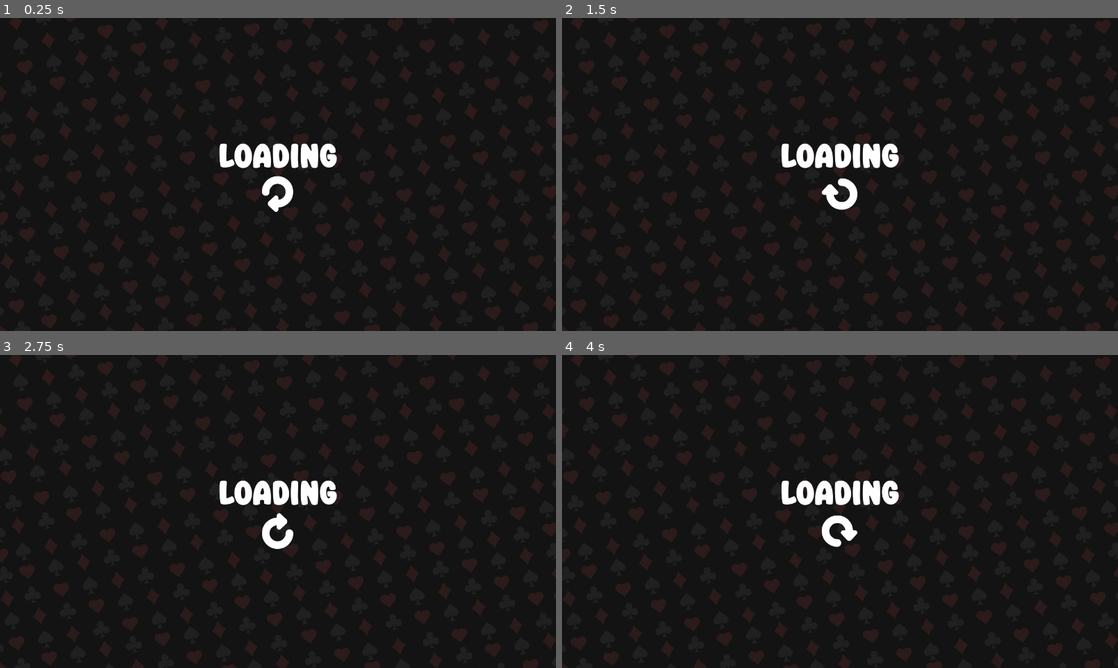
Above: before the commit, frames 1-4 (two rows, left to right).
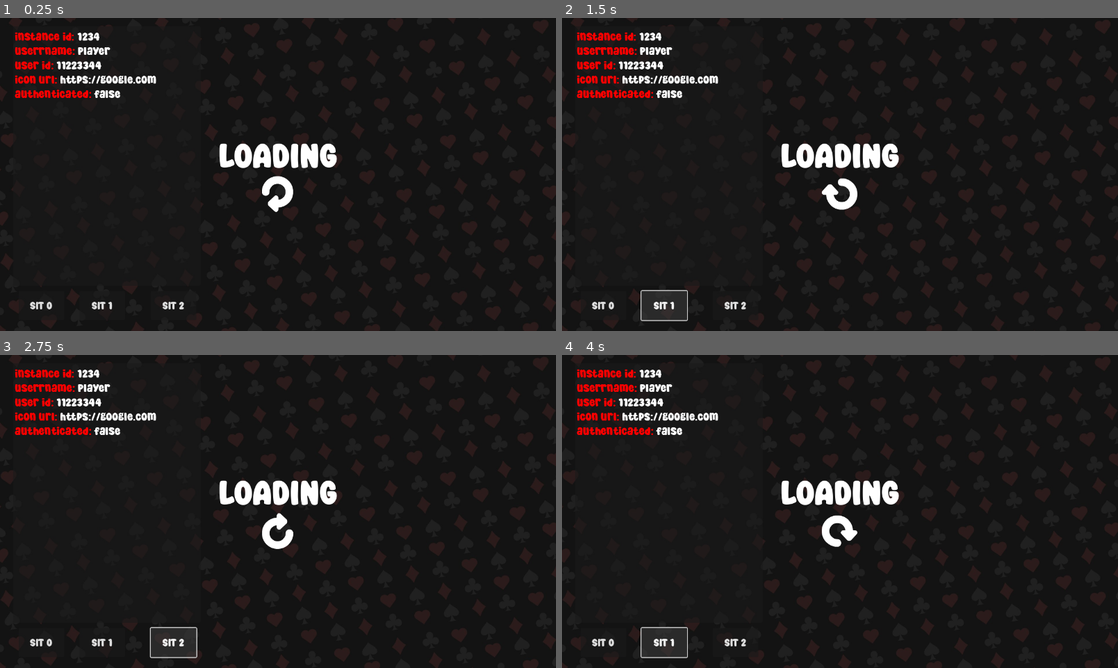
Above: after the commit, the same moments.

Repository: 0xEvsky/marboota-hearts-gm
Game: Godot game, scene res://game.tscn
Two runs of this game, one before a commit and one after it. Both use one fixed random seed, a clock stepped at 60 frames per second and the inputs below.
Inputs (mouse positions are in pixels of both pictures, inside the frame that each line leads up to):
- Up to frame 1 (0.25 s): no input
- Up to frame 2 (1.5 s): click (600, 305) at 0.5 s, where only the run after the commit has a clickable "SIT 0"; click (662, 305) at 1.25 s, where only the run after the commit has a clickable "SIT 1"
- Up to frame 3 (2.75 s): click (172, 642) at 2 s, where only the run after the commit has a clickable "SIT 2"
- Up to frame 4 (4 s): click (600, 642) at 2.75 s, where only the run after the commit has a clickable "SIT 0"; click (662, 642) at 3.5 s, where only the run after the commit has a clickable "SIT 1"

The runs differ from the first frame. In frame 1, 1.9% of the frame differs, in the area x 2-34%, y 4-94%; in frame 2, 2.1%; in frame 3, 2.1%, in the area x 2-36%, y 4-97%; in frame 4, 2.1%.

Commit message:
debug debug_panel

Diff:
--- /dev/null
+++ b/game/debug_panel.gd
@@ -0,0 +1,48 @@
+extends Control
+
+
+# Called when the node enters the scene tree for the first time.
+func _ready() -> void:
+	pass # Replace with function body.
+
+
+# Called every frame. 'delta' is the elapsed time since the previous frame.
+func _process(_delta: float) -> void:
+	var label: RichTextLabel = $"Panel/RichTextLabel"
+	label.text = str(
+		"[color=red]instance id:[/color] ", NetworkManager.instance_id, "\n",
+		"[color=red]userrname:[/color] ", NetworkManager.username, "\n",
+		"[color=red]user id:[/color] ", NetworkManager.user_id, "\n",
+		"[color=red]icon url:[/color] ", NetworkManager.icon_url, "\n",
+		"[color=red]authenticated:[/color] ", NetworkManager.authenticated
+	)
+
+
+func _on_button_button_up() -> void:
+	EventManager.send_request(
+		EventManager.sit_request(0),
+		func():
+			print("sit 0 success"),
+		func():
+			print("sit 0 fail"),
+	)
+
+
+func _on_button_2_button_up() -> void:
+	EventManager.send_request(
+		EventManager.sit_request(1),
+		func():
+			print("sit 1 success"),
+		func():
+			print("sit 1 fail"),
+	)
+
+
+func _on_button_3_button_up() -> void:
+	EventManager.send_request(
+		EventManager.sit_request(2),
+		func():
+			print("sit 2 success"),
+		func():
+			print("sit 2 fail"),
+	)
--- /dev/null
+++ b/game/debug_panel.tscn
@@ -0,0 +1,65 @@
+[gd_scene load_steps=2 format=3 uid="uid://chi8vcmil521h"]
+
+[ext_resource type="Script" path="res://debug_panel.gd" id="1_vunw1"]
+
+[node name="DebugPanel" type="Control"]
+layout_mode = 3
+anchors_preset = 15
+anchor_right = 1.0
+anchor_bottom = 1.0
+grow_horizontal = 2
+grow_vertical = 2
+script = ExtResource("1_vunw1")
+
+[node name="Panel" type="Panel" parent="."]
+layout_mode = 0
+offset_left = 30.0
+offset_top = 19.0
+offset_right = 462.0
+offset_bottom = 616.0
+
+[node name="RichTextLabel" type="RichTextLabel" parent="Panel"]
+layout_mode = 1
+anchors_preset = 8
+anchor_left = 0.5
+anchor_top = 0.5
+anchor_right = 0.5
+anchor_bottom = 0.5
+offset_left = -212.0
+offset_top = -291.5
+offset_right = 212.0
+offset_bottom = 292.5
+grow_horizontal = 2
+grow_vertical = 2
+theme_override_font_sizes/normal_font_size = 26
+bbcode_enabled = true
+autowrap_mode = 0
+
+[node name="Button" type="Button" parent="."]
+layout_mode = 0
+offset_left = 43.0
+offset_top = 628.0
+offset_right = 148.0
+offset_bottom = 695.0
+theme_override_font_sizes/font_size = 24
+text = "SIT 0"
+
+[node name="Button2" type="Button" parent="."]
+offset_left = 183.0
+offset_top = 628.0
+offset_right = 288.0
+offset_bottom = 695.0
+theme_override_font_sizes/font_size = 24
+text = "SIT 1"
+
+[node name="Button3" type="Button" parent="."]
+offset_left = 347.0
+offset_top = 628.0
+offset_right = 452.0
+offset_bottom = 695.0
+theme_override_font_sizes/font_size = 24
+text = "SIT 2"
+
+[connection signal="button_up" from="Button" to="." method="_on_button_button_up"]
+[connection signal="button_up" from="Button2" to="." method="_on_button_2_button_up"]
+[connection signal="button_up" from="Button3" to="." method="_on_button_3_button_up"]
--- a/game/game.tscn
+++ b/game/game.tscn
@@ -1,7 +1,8 @@
-[gd_scene load_steps=6 format=3 uid="uid://8xkf68liril2"]
+[gd_scene load_steps=7 format=3 uid="uid://8xkf68liril2"]
 
 [ext_resource type="Texture2D" uid="uid://chnhuidtxoexr" path="res://assets/graphics/bg.jpg" id="1_bjwno"]
 [ext_resource type="Texture2D" uid="uid://xudi6b2awstb" path="res://assets/ui/icon_repeat_light.png" id="1_lit6y"]
+[ext_resource type="PackedScene" uid="uid://chi8vcmil521h" path="res://debug_panel.tscn" id="3_udsek"]
 
 [sub_resource type="Animation" id="Animation_5kc0w"]
 length = 0.001
@@ -112,3 +113,5 @@
 "": SubResource("AnimationLibrary_ldj1v")
 }
 autoplay = "spin"
+
+[node name="DebugPanel" parent="UI" instance=ExtResource("3_udsek")]
--- a/game/scripts/event_manager.gd
+++ b/game/scripts/event_manager.gd
@@ -6,32 +6,31 @@
 signal SIT_received
 signal UNSIT_received
 
-var request_queue = []
-var response_queue = []
+var _request_queue: Array[Dictionary] = []
+var _response_queue: Array[Dictionary] = []
 
 func _process(_delta: float) -> void:
-    if !response_queue.is_empty():
+    if !_response_queue.is_empty():
         _process_response_queue()
 
 func send_request(msg: Dictionary, on_success: Callable, on_error: Callable) -> void:
-    var message = msg
-    message["REQUESTID"] = "123" # TODO: Generate
-    request_queue.append({"message": message, "on_success": on_success, "on_error": on_error})
+    var request_id = _generate_request_id()
+    _request_queue.append({"message": msg, "request_id": request_id, "on_success": on_success, "on_error": on_error})
     NetworkManager._write_json(msg)
 
 func _handle_message(msg: Dictionary) -> void:
-    response_queue.append(msg)
+    _response_queue.append(msg)
     _process_response_queue()
 
 func _process_response_queue() -> void:
-    for res in response_queue:
-        if res["REQUESTID"] == request_queue.front()["REQUESTID"]:
+    for res in _response_queue:
+        if res["REQUESTID"] == _request_queue.front()["request_id"]:
             if res["ACTION"] == "OK":
-                request_queue.front()["on_success"].call()
+                _request_queue.front()["on_success"].call()
             elif res["ACTION"] == "ERROR":
-                request_queue.front()["on_error"].call(res["MESSAGE"])
-            request_queue.pop_front()
-            response_queue.erase(res)
+                _request_queue.front()["on_error"].call(res["MESSAGE"])
+            _request_queue.pop_front()
+            _response_queue.erase(res)
             break
 
 func _dispatch(action: String) -> void:
@@ -46,3 +45,9 @@
             UNSIT_received.emit()
         _:
             print("Invalid action")
+
+func _generate_request_id() -> String:
+    return "request" + "-" + NetworkManager.user_id + "-" + str(RandomNumberGenerator.new().randi())
+
+func sit_request(seat: int) -> Dictionary:
+    return {"ACTION": "SIT", "SEAT": str(seat)}
--- a/game/scripts/network_manager.gd
+++ b/game/scripts/network_manager.gd
@@ -10,6 +10,8 @@
 var _socket = WebSocketPeer.new()
 var authenticated = false
 var _auth_requested
+
+signal AUTH_accepted
 
 
 # Called when the node enters the scene tree for the first time.
@@ -48,6 +50,7 @@
 
 	if msg["ACTION"] == "OK":
 		authenticated = true
+		AUTH_accepted.emit()
 		print("Authenticated!")
 	else:
 		# TODO: handle error
Not shown, added: game/assets/graphics/cards/cardBack_red4.png.import
